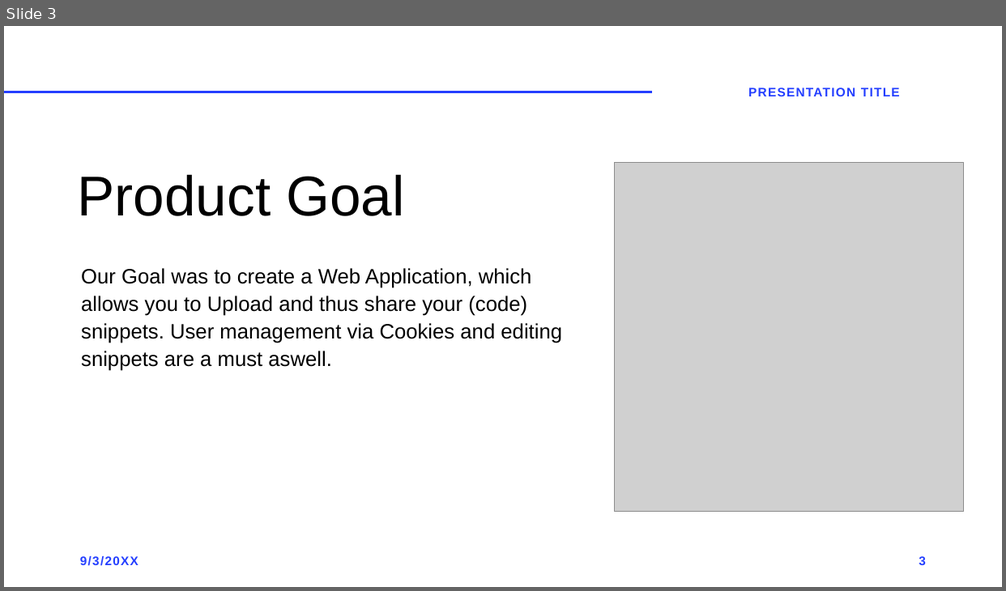
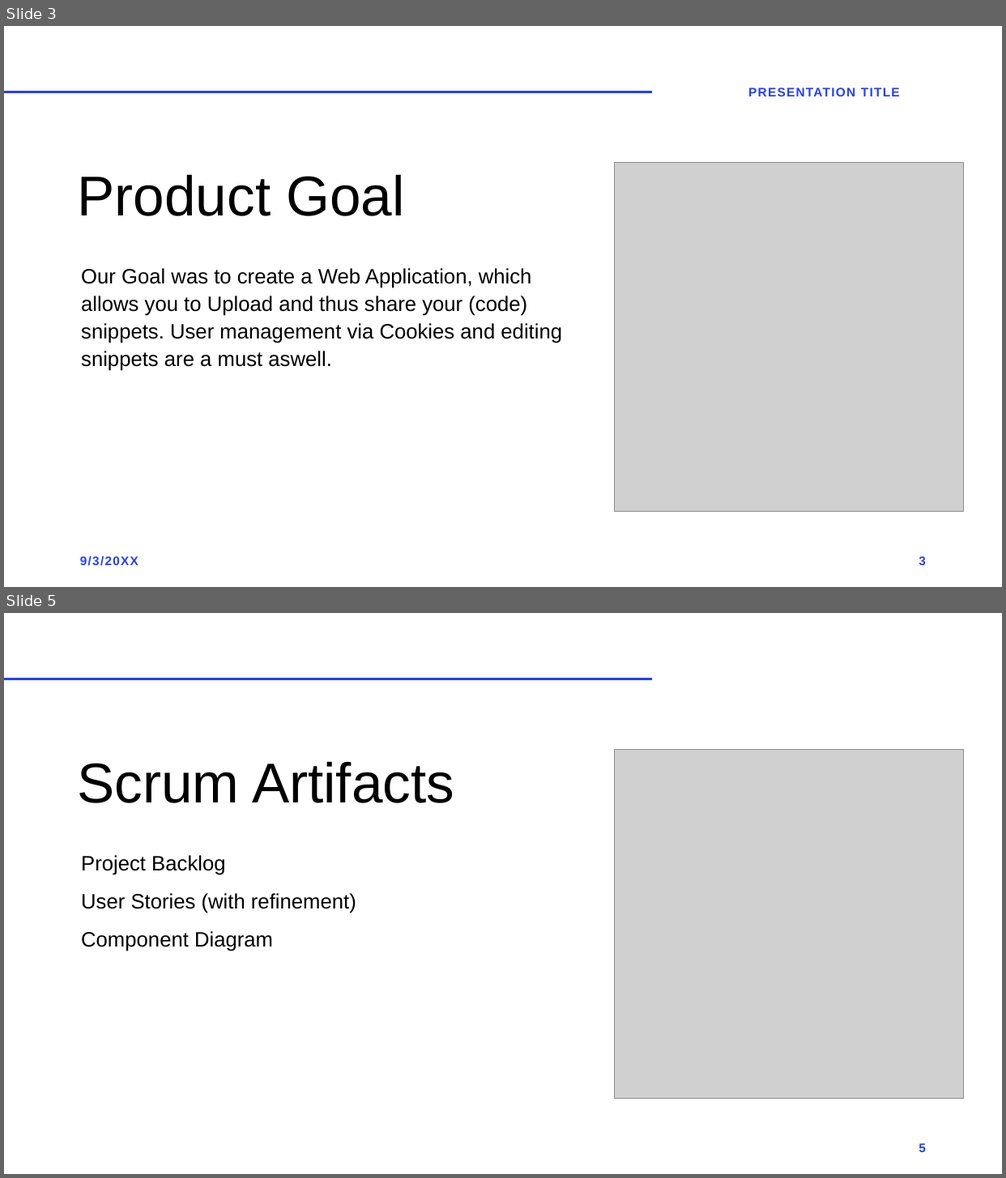
Before and after one commit to seiemens/snpt, a slide deck: doku/Notre Projet.pptx. Shown one above the other, each under a label of ours: slide 3 before the commit, slides 3 and 5 after it; the slides between them are not shown. The pictures are 1006x591 and 1006x1178 pixels, drawn with LibreOffice and Linux fonts; fonts in the diff are those of the drawing; grey boxes stand for pictures. Boxes give left, top, right and bottom in pixels: in the first picture for what was removed or moved away, otherwise in the second. Text is boxed around its words. In the diff, an @@ line names an element or a change of style, - is before the commit and + after.

```diff
--- a/doku/Notre Projet.pptx
+++ b/doku/Notre Projet.pptx
@@ slide 5 added at (4, 613, 1002, 1174), background #FFFFFF; not listed: 1 template element that a slide beside it also shows @@
@@ picture added at (614, 749, 964, 1099) @@
@@ title added at (78, 761, 454, 803), 54 pt, text #000000 @@
+Scrum Artifacts
@@ text added at (81, 855, 356, 952), 20 pt, text #000000 @@
+Project Backlog
+User Stories (with refinement)
+Component Diagram
@@ page number added at (918, 1144, 926, 1152), 12 pt, text #243FFF, bold @@
+5
```
Also in this commit, not shown: 3 slides changed, 1 slide removed.
